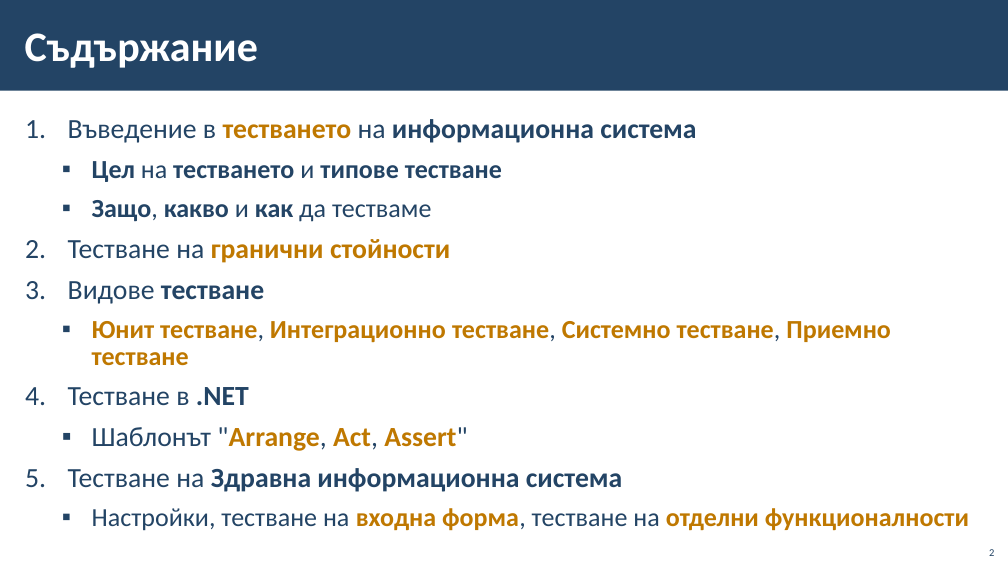
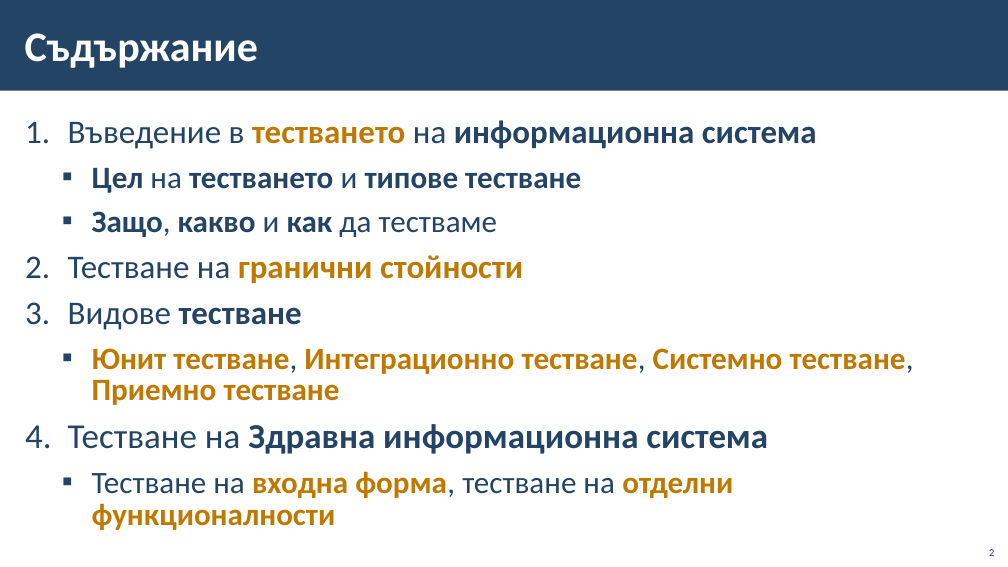
Before and after one commit to BG-IT-Edu/School-Programming, a slide deck: slide 2 of Courses/Software-Sciences/Module-4-Information-Systems-New/13-Information-System-Testing/13-Information-System-Testing.pptx. Drawn at 1008x567 pixels with LibreOffice and Linux fonts; fonts in the diff are those of the drawing; background and template pictures are left out. Boxes give left, top, right and bottom in pixels: in the first picture for what was removed or moved away, otherwise in the second. Text is boxed around its words. In the diff, an @@ line names an element or a change of style, - is before the commit and + after.

```diff
--- a/Courses/Software-Sciences/Module-4-Information-Systems-New/13-Information-System-Testing/13-Information-System-Testing.pptx
+++ b/Courses/Software-Sciences/Module-4-Information-Systems-New/13-Information-System-Testing/13-Information-System-Testing.pptx
@@ text at [68,120,914,454]: size 26.4 to 31.4 pt in "Въведение в тестването на информационна система", "Тестване на гранични стойности", "Видове тестване"; size 24.8 to 29.6 pt in "Цел на тестването и типове тестване", "Защо, какво и как да тестваме", "Юнит тестване, Интеграционно тестване, Системно тестване, Пр ..."; size 26.4 to 33.3 pt in "Тестване на Здравна информационна система" @@
@@ text at [68,387,467,451]: paragraphs removed @@
-4. Тестване в .NET
-  ▪ Шаблонът "Arrange, Act, Assert"
@@ text at [92,471,733,530]: text changed; size 24.8 to 29.6 pt @@
-  ▪ Настройки, тестване на входна форма, тестване на отделни функционалности
+  ▪ Тестване на входна форма, тестване на отделни функционалности
```
Also in this commit, not shown: 1 other slide changed, 5 slides added, 20 slides removed.
